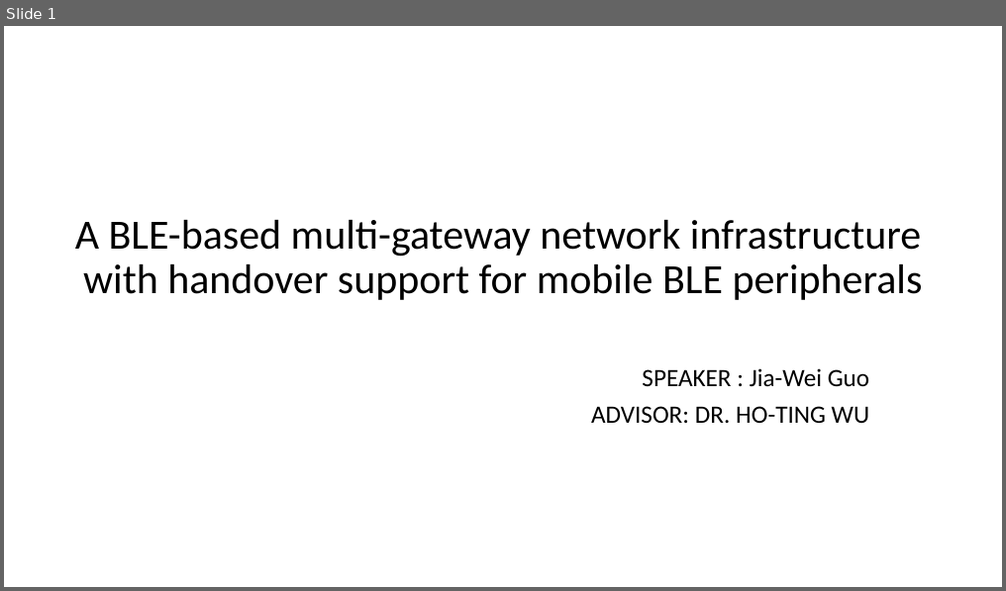
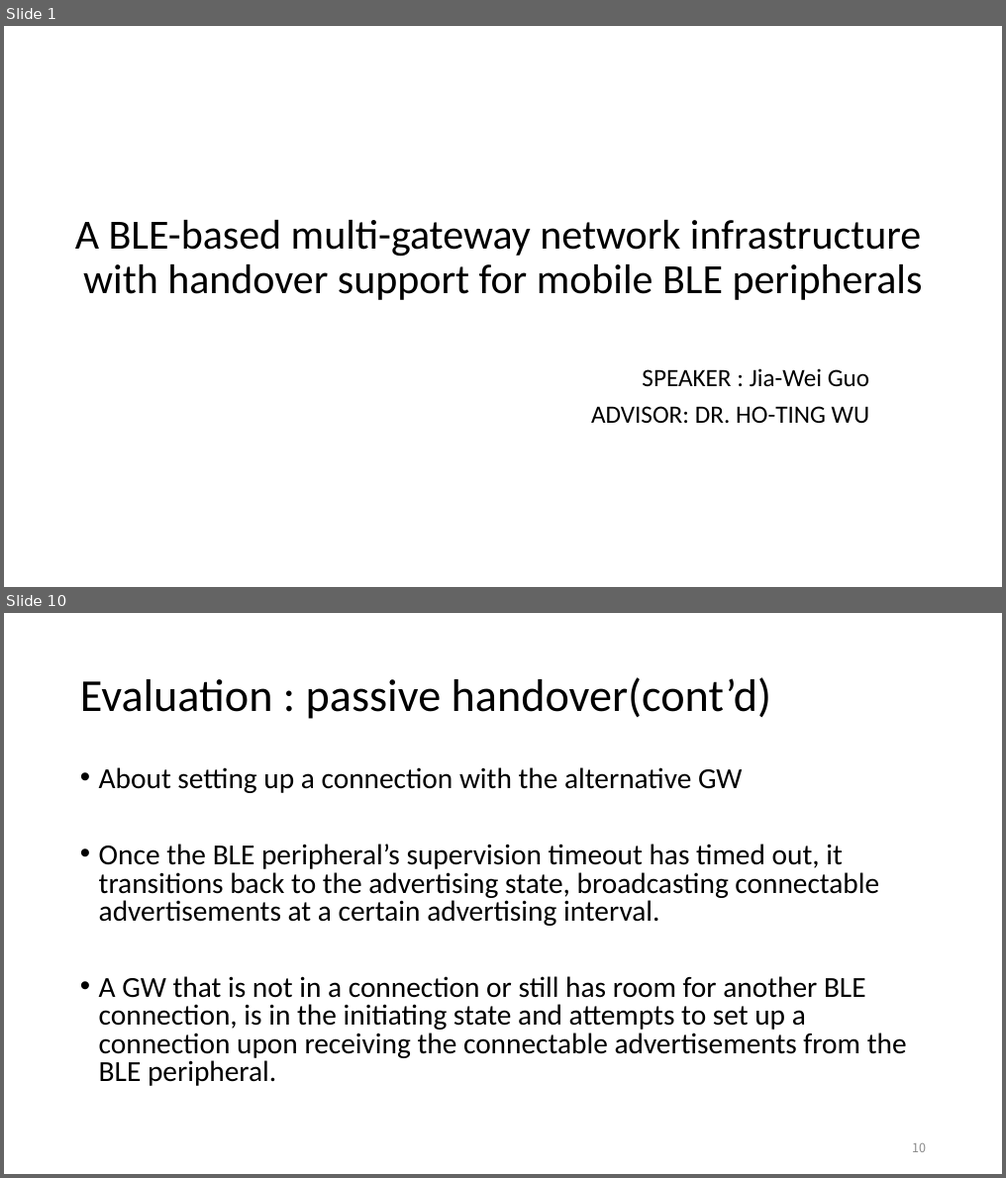
Before and after one commit to EKOISMYLOVE/NTUT_GM_PPT, a slide deck: A BLE-based multi-gateway network infrastructure with handover support for mobile BLE peripherals.pptx. Shown one above the other, each under a label of ours: slide 1 before the commit, slides 1 and 10 after it; the slides between them are not shown. The pictures are 1006x591 and 1006x1178 pixels, drawn with LibreOffice and Linux fonts; fonts in the diff are those of the drawing. Boxes give left, top, right and bottom in pixels: in the first picture for what was removed or moved away, otherwise in the second. Text is boxed around its words. In the diff, an @@ line names an element or a change of style, - is before the commit and + after.

```diff
--- a/A BLE-based multi-gateway network infrastructure with handover support for mobile BLE peripherals.pptx
+++ b/A BLE-based multi-gateway network infrastructure with handover support for mobile BLE peripherals.pptx
@@ slide 10 added at bbox=[4, 613, 1002, 1174], background #FFFFFF @@
@@ title added at bbox=[80, 677, 771, 719], 44 pt, text #000000 @@
+Evaluation : passive handover(cont’d)
@@ text added at bbox=[99, 767, 907, 1086], 28 pt, text #000000 @@
+• About setting up a connection with the alternative GW
+• Once the BLE peripheral’s supervision timeout has timed out, it transitions back to the advertising state, broadcasting connectable advertisements at a certain advertising interval.
+• A GW that is not in a connection or still has room for another BLE connection, is in the initiating state and attempts to set up a connection upon receiving the connectable advertisements from the BLE peripheral.
@@ page number added at bbox=[912, 1144, 926, 1153], 12 pt, text #8C8C8C @@
+10
```
Also in this commit, not shown: 9 slides changed, 8 other slides added.
